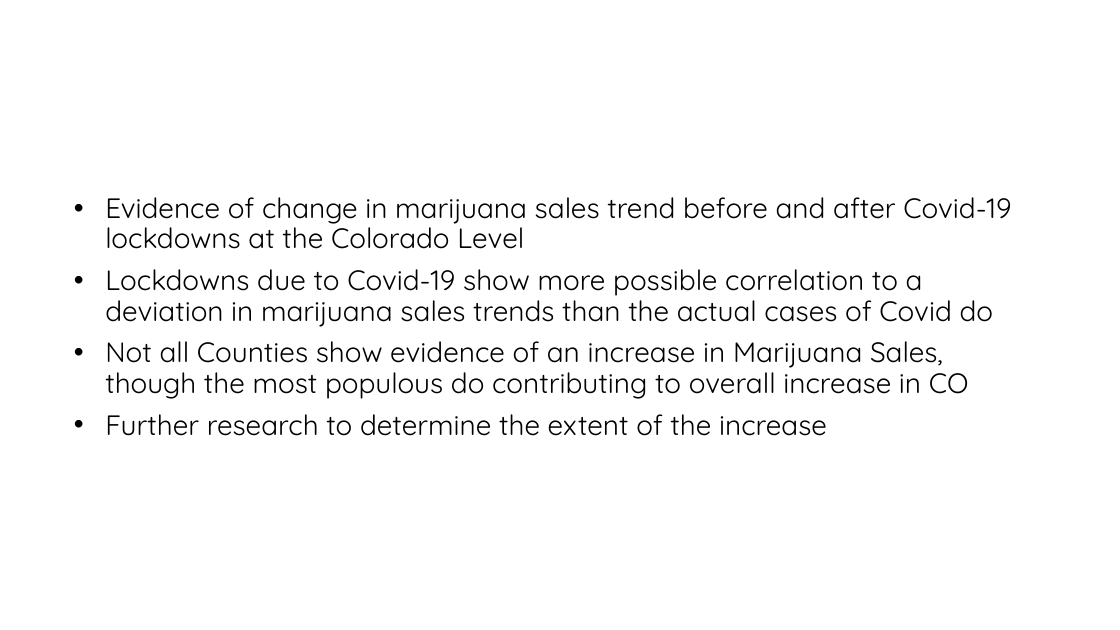
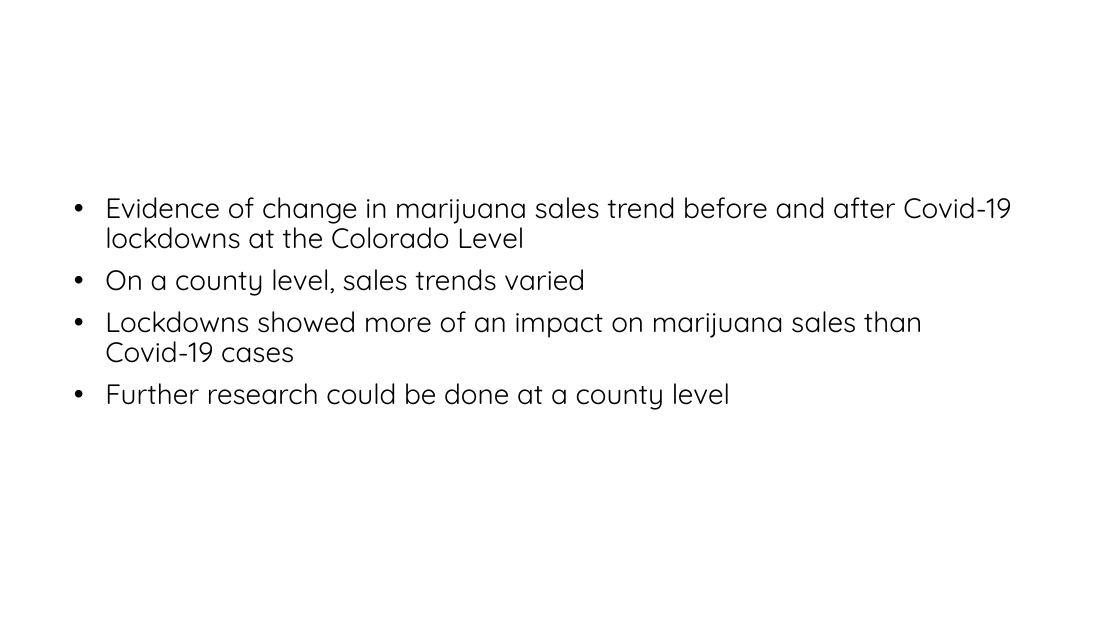
Before and after one commit to agraham85/COmarjsales_Covid, a slide deck: slide 15 of COMP 4441 Final Project.pptx (slide 16 before the commit). Drawn at 1120x630 pixels with LibreOffice and Linux fonts; fonts in the diff are those of the drawing; background and template pictures are left out. Boxes give left, top, right and bottom in pixels: in the first picture for what was removed or moved away, otherwise in the second. Text is boxed around its words. In the diff, an @@ line names an element or a change of style, - is before the commit and + after.

```diff
--- a/COMP 4441 Final Project.pptx
+++ b/COMP 4441 Final Project.pptx
@@ text at (105,269,922,410): text changed @@
-• Lockdowns due to Covid-19 show more possible correlation to a deviation in marijuana sales trends than the actual cases of Covid do
-• Not all Counties show evidence of an increase in Marijuana Sales, though the most populous do contributing to overall increase in CO
-• Further research to determine the extent of the increase
+• On a county level, sales trends varied
+• Lockdowns showed more of an impact on marijuana sales than Covid-19 cases
+• Further research could be done at a county level
```
Also in this commit, not shown: 6 other slides changed, 2 slides added, 2 slides removed.
